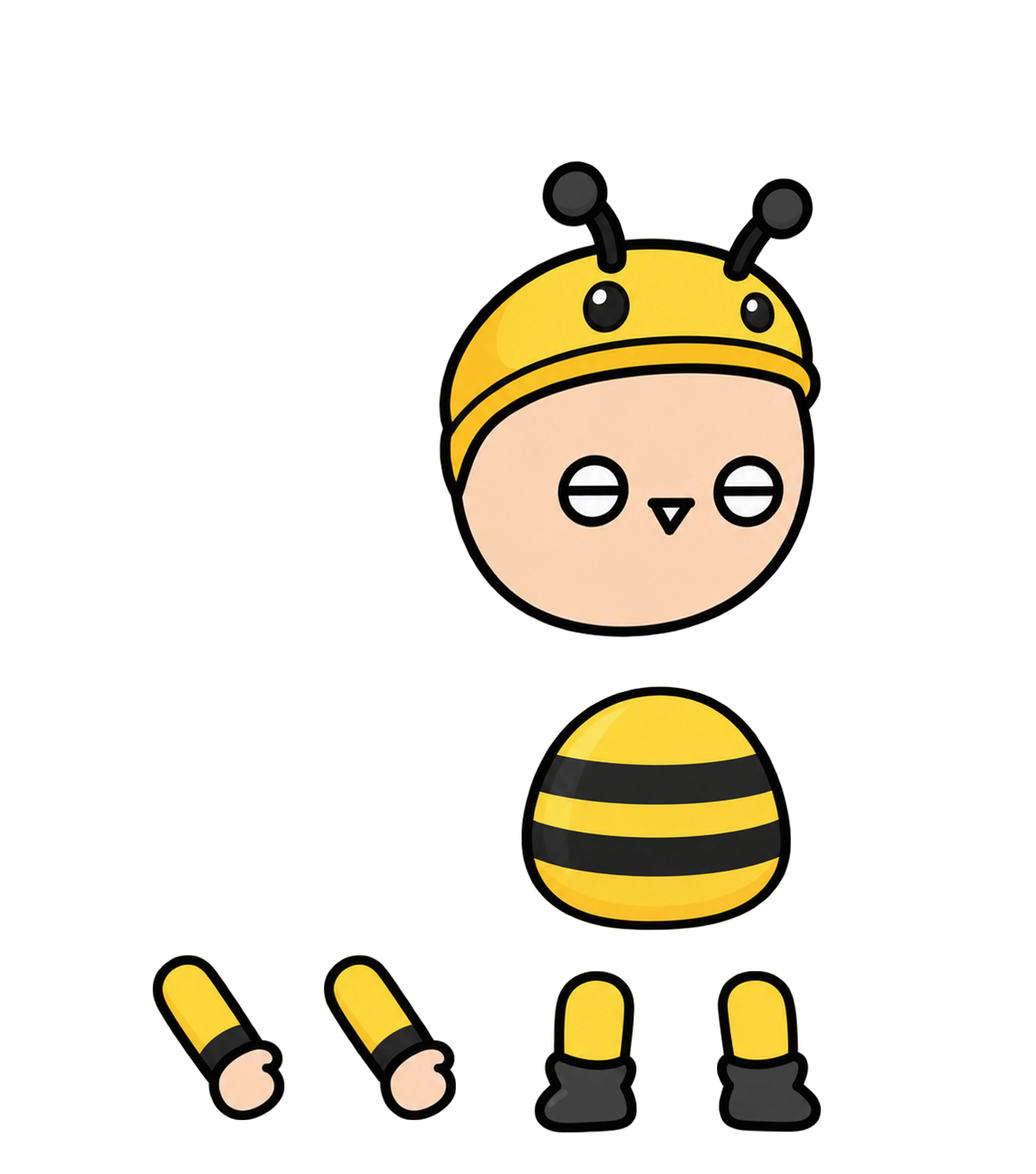
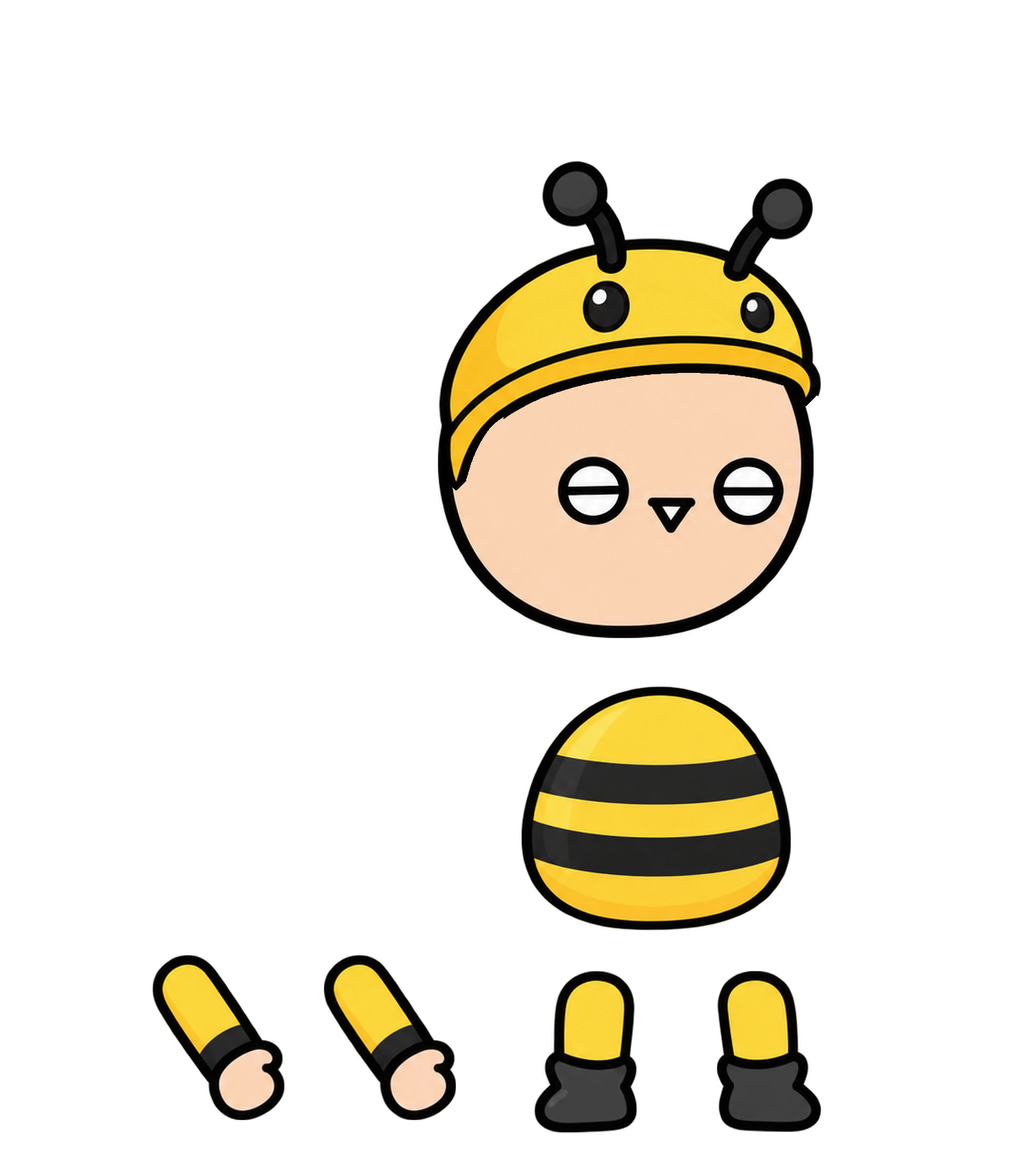
Comparing the layer stacks of the two w=1036, h=1174 images. Changes:
painted on "머리" over [318, 279, 819, 640]
